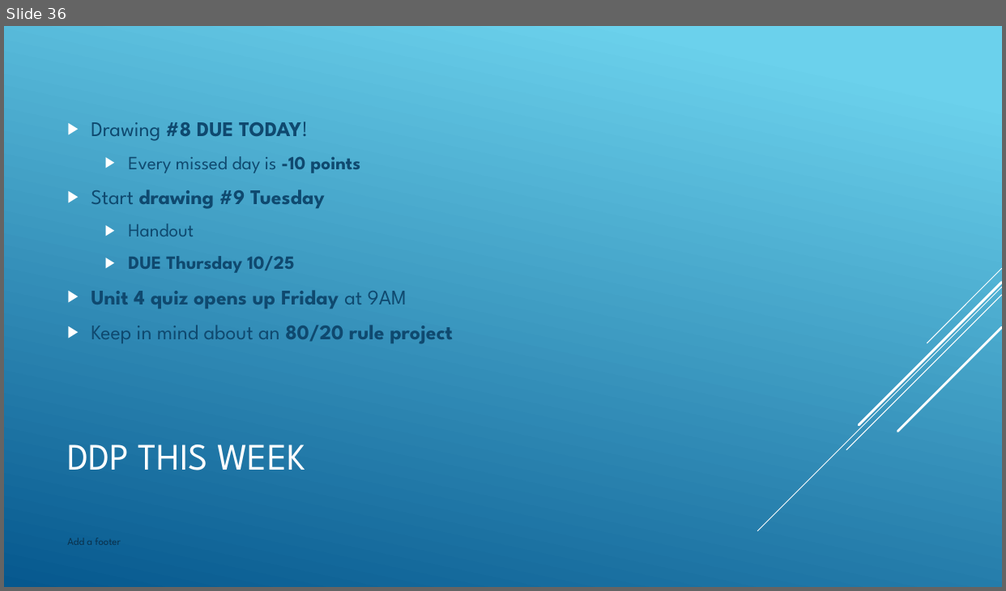
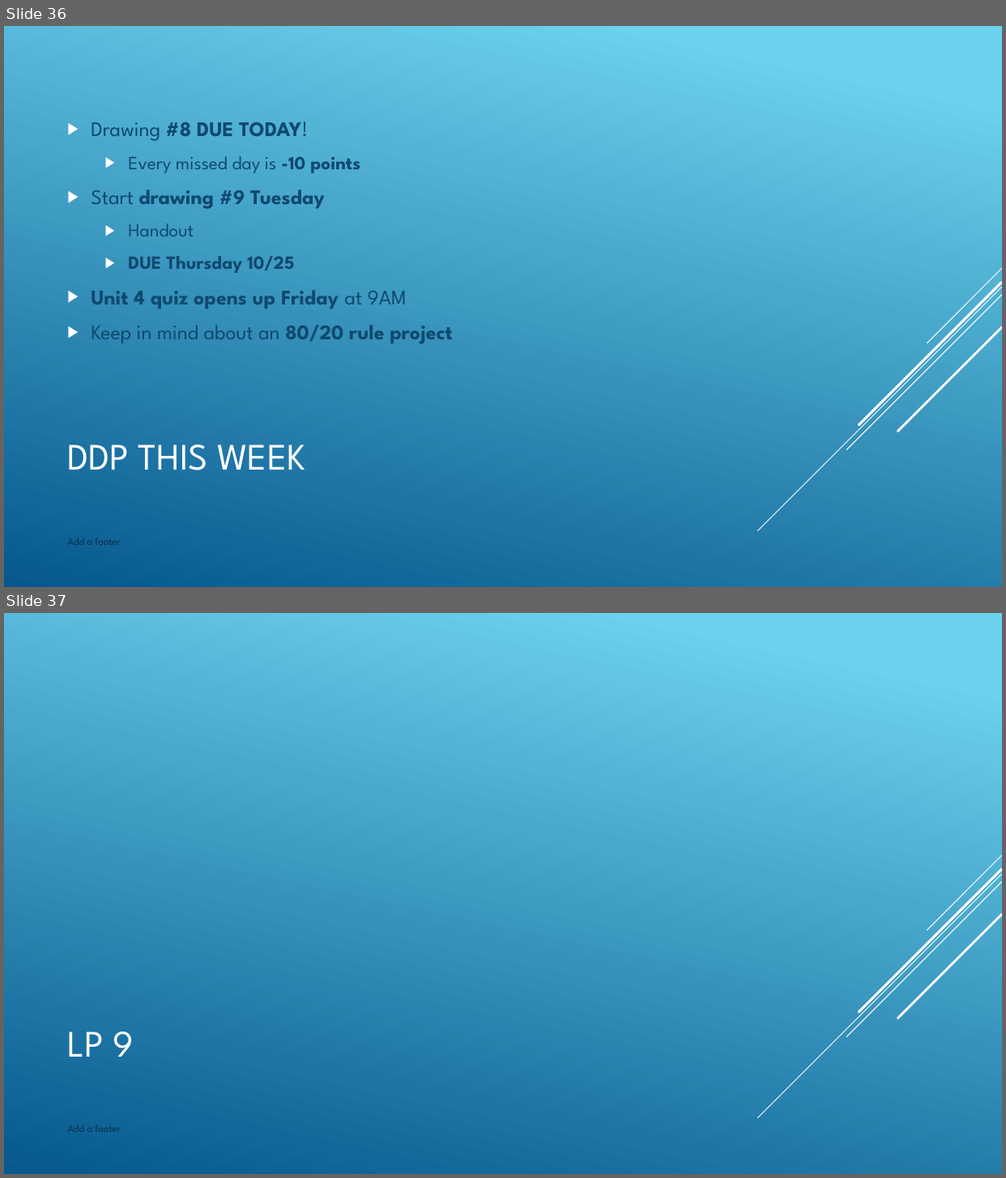
Before and after one commit to nickvertucci/Technology-Education-Curriculum, a slide deck: High School/Design and Drawing for Production/Unit 4 - The Alphabet of Lines/Section 1 - Introduction to Alphabet of Lines/Assets/Unit 4 - Section 1 - Introduction to Alphabet of Line.pptx. Shown one above the other, each under a label of ours: slide 36 before the commit, slides 36 and 37 after it. The pictures are 1006x591 and 1006x1178 pixels, drawn with LibreOffice and Linux fonts; fonts in the diff are those of the drawing. Boxes give left, top, right and bottom in pixels: in the first picture for what was removed or moved away, otherwise in the second. Text is boxed around its words. In the diff, an @@ line names an element or a change of style, - is before the commit and + after.

```diff
--- a/High School/Design and Drawing for Production/Unit 4 - The Alphabet of Lines/Section 1 - Introduction to Alphabet of Lines/Assets/Unit 4 - Section 1 - Introduction to Alphabet of Line.pptx
+++ b/High School/Design and Drawing for Production/Unit 4 - The Alphabet of Lines/Section 1 - Introduction to Alphabet of Lines/Assets/Unit 4 - Section 1 - Introduction to Alphabet of Line.pptx
@@ slide 37 added at (4,613,1002,1174), background gradient #6ED2EB to #06588E; not listed: 5 template elements that a slide beside it also shows @@
@@ title added at (67,1032,134,1057), 36 pt, text #FFFFFF @@
+LP 9
@@ text added at (67,1125,121,1132), 10 pt, text #0A304A @@
+Add a footer
```
Also in this commit, not shown: 1 other slide added, 32 other files.
